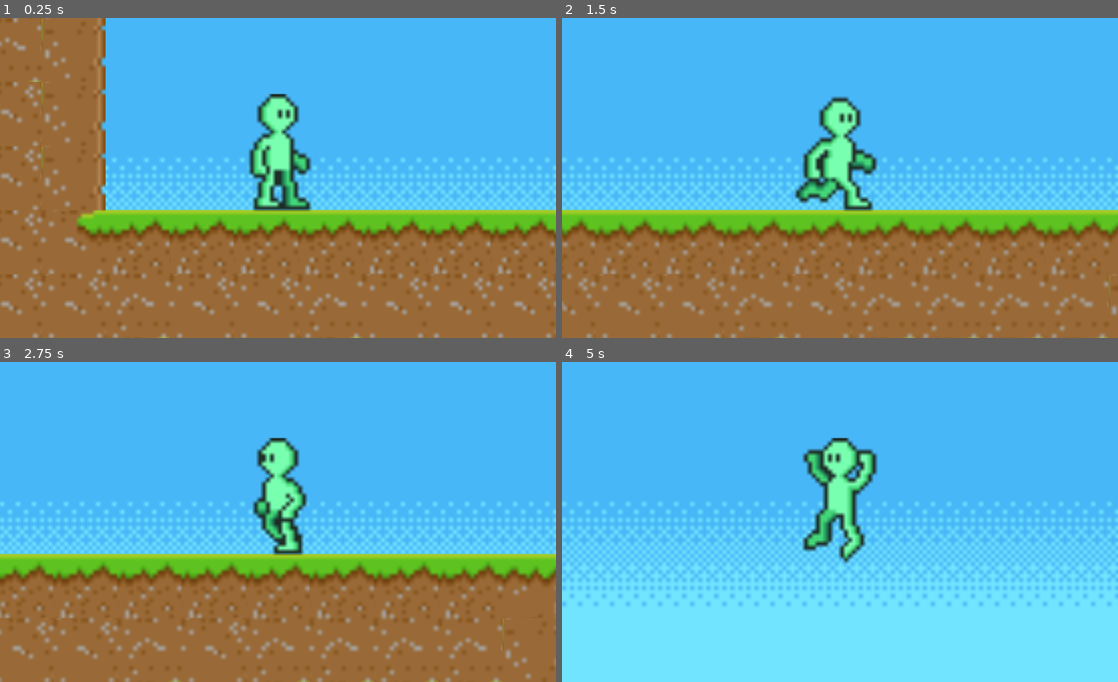
Above: before the commit, frames 1-4 (two rows, left to right).
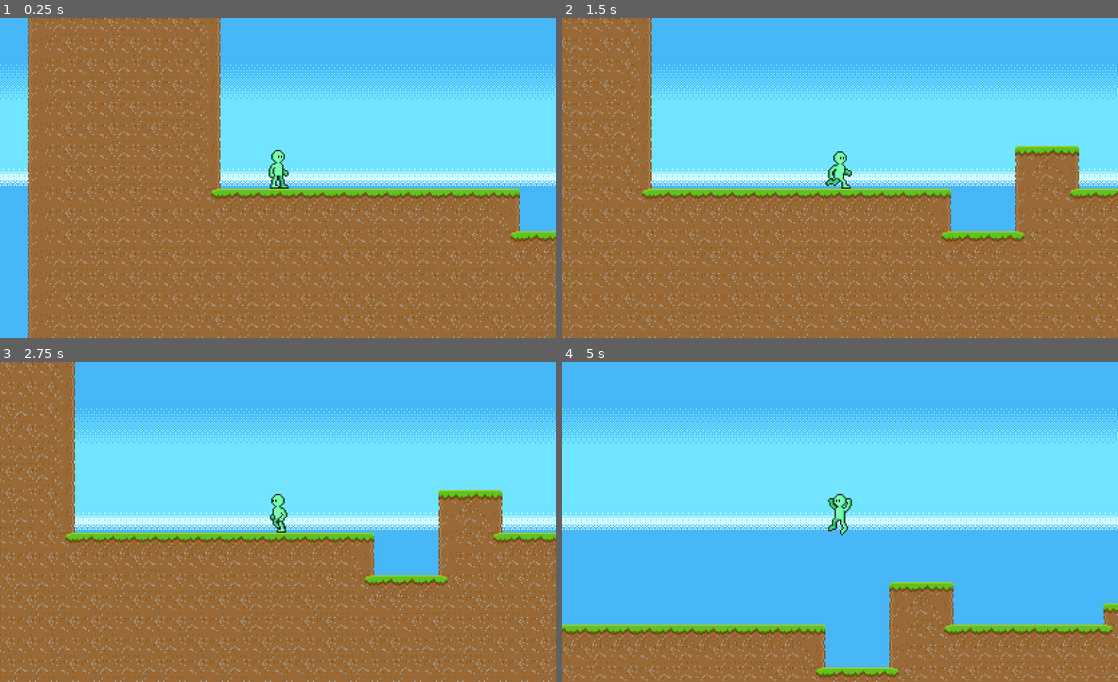
Above: after the commit, the same moments.

Repository: zetcipher/CleanPixelsDemo
Game: Godot game, scene res://main_scene.tscn
Same seed, same stepped clock (60 frames per second), same inputs: the game is played once before the commit and once after it.
Inputs:
- Up to frame 1 (0.25 s): no input
- Up to frame 2 (1.5 s): tap Enter (ui_accept) at 0.5, 0.77 s; hold Right (ui_right) from 0.53 s (still down)
- Up to frame 3 (2.75 s): tap Enter (ui_accept) at 1.52 s; release Right (ui_right) at 2.03 s; hold Left (ui_left) from 2.03 s (still down)
- Up to frame 4 (5 s): release Left (ui_left) at 2.78 s; hold Right (ui_right) 2.78-4.28 s; tap Enter (ui_accept) at 3.02, 3.77, 4.52 s; hold Left (ui_left) from 4.28 s (still down)

The runs differ from the first frame. In frame 1, 55% of the frame differs, in the area x 0-100%, y 0-100%; in frame 2, 55%; in frame 3, 54%; in frame 4, 70%, in the area x 0-100%, y 14-100%.

Commit message:
Camera and player sprites snap to integer positions

Diff:
--- /dev/null
+++ b/basic_level.gd
@@ -0,0 +1,10 @@
+extends Node2D
+
+
+# Called when the node enters the scene tree for the first time.
+func _ready():
+	$Player.connect("moved", move_cam)
+
+
+func move_cam(pos: Vector2):
+	$Camera2D.position = pos.snapped(Vector2.ONE)
--- a/basic_level.tscn
+++ b/basic_level.tscn
@@ -1,5 +1,6 @@
-[gd_scene load_steps=6 format=3 uid="uid://cxmdrim3mifht"]
-
+[gd_scene load_steps=7 format=3 uid="uid://cxmdrim3mifht"]
+
+[ext_resource type="Script" path="res://basic_level.gd" id="1_gqws6"]
 [ext_resource type="Texture2D" uid="uid://cvehfr0bdqadv" path="res://textures/sky.png" id="1_qe1e5"]
 [ext_resource type="Texture2D" uid="uid://d18t10in4w22o" path="res://textures/grass_tiles.png" id="2_k2rwl"]
 [ext_resource type="PackedScene" uid="uid://ba8wwpf07qxsi" path="res://player.tscn" id="3_vm8aa"]
@@ -500,11 +501,10 @@
 sources/0 = SubResource("TileSetAtlasSource_oetg0")
 
 [node name="BasicLevel" type="Node2D"]
+script = ExtResource("1_gqws6")
 
 [node name="Background" type="CanvasLayer" parent="."]
 layer = -1
-scale = Vector2(3, 3)
-transform = Transform2D(3, 0, 0, 3, 0, 0)
 
 [node name="BackgroundSprite" type="Sprite2D" parent="Background"]
 texture_repeat = 2
@@ -521,6 +521,6 @@
 [node name="Player" parent="." instance=ExtResource("3_vm8aa")]
 position = Vector2(43, 256)
 
-[node name="Camera2D" type="Camera2D" parent="Player"]
+[node name="Camera2D" type="Camera2D" parent="."]
+position = Vector2(43, 256)
 offset = Vector2(0, -8)
-zoom = Vector2(3, 3)
--- a/player.gd
+++ b/player.gd
@@ -57,4 +57,5 @@
 
 func move():
 	move_and_slide()
+	$AnimatedSprite2D.global_position = self.global_position.snapped(Vector2.ONE)
 	emit_signal("moved", position)
